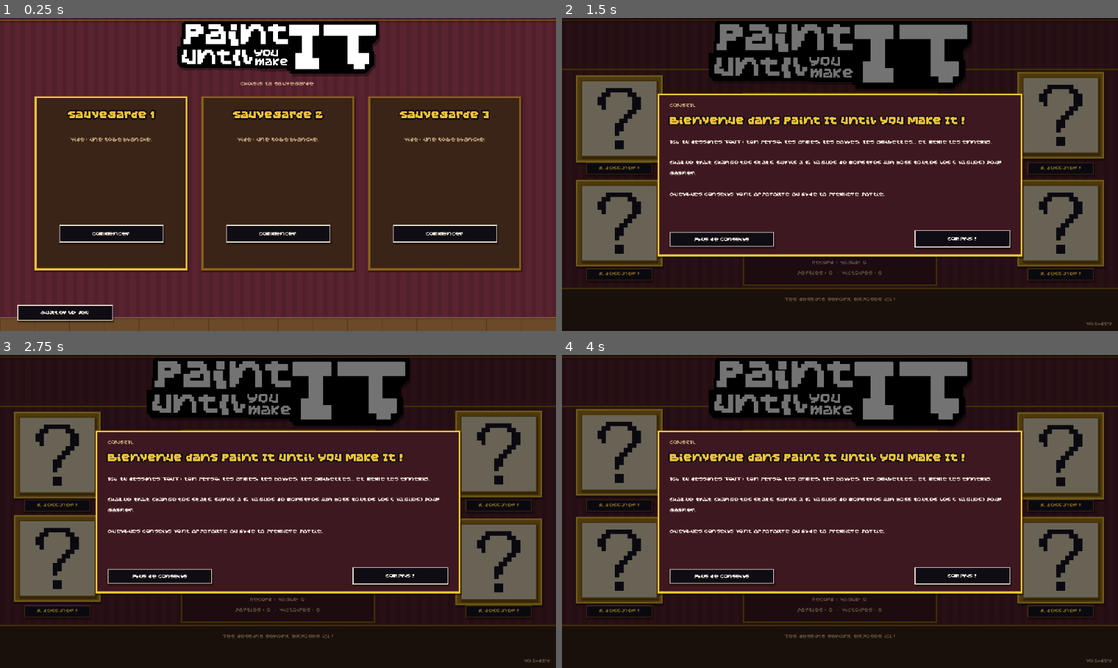
Above: before the commit, frames 1-4 (two rows, left to right).
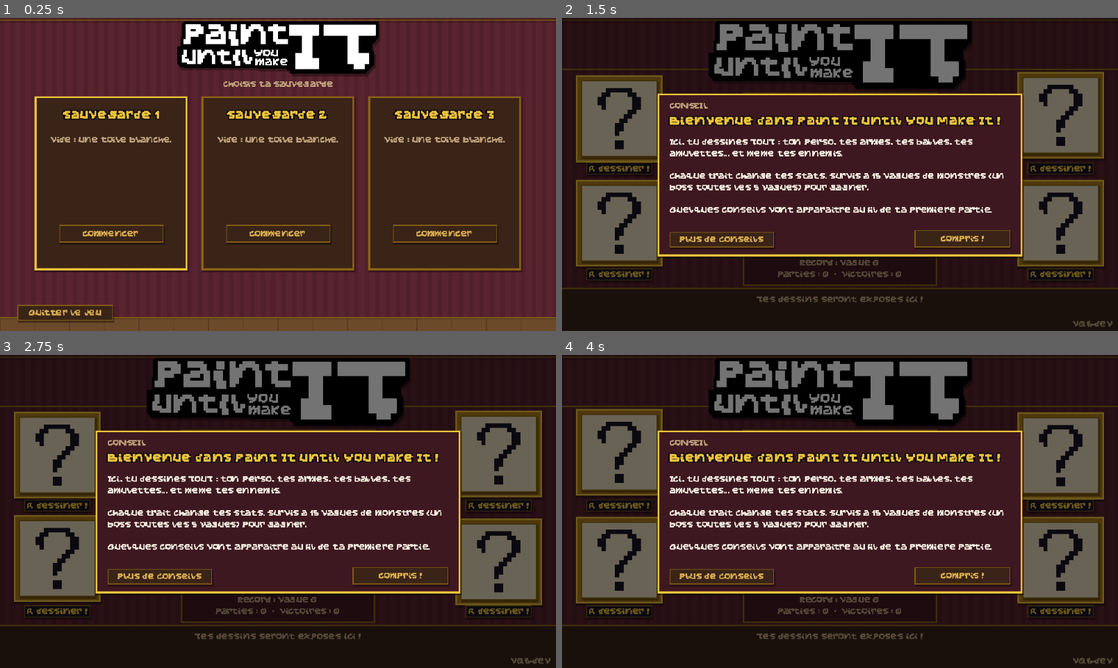
Above: after the commit, the same moments.

Repository: Vltbcq/VowelGame
Game: Godot game, scene res://scenes/main.tscn
The game is run twice, just before and just after one commit, with the same random seed, the same clock (stepped at 60 frames per second) and the same inputs.
Inputs:
- Up to frame 1 (0.25 s): no input
- Up to frame 2 (1.5 s): click "Commencer" at 0.5 s; click "Nouvelle partie" at 1.25 s
- Up to frame 3 (2.75 s): click "Nouvelle partie" at 2 s
- Up to frame 4 (4 s): click "Sauvegarde 1 · changer" at 2.75 s; click "Atelier ◆ 0" at 3.5 s

The runs differ from the first frame. In frame 1, 6.3% of the frame differs, in the area x 3-91%, y 20-97%; in frame 2, 8.4%, in the area x 4-99%, y 27-99%; in frame 3, 8.4%; in frame 4, 8.4%.

Commit message:
DA : boutons et bulles de nouveau dorés ; textes plus grands (fs), réduction auto d'un texte qui ne tient pas dans sa case
Co-Authored-By: Claude Opus 5.5 <noreply@anthropic.com>

Diff:
--- a/scripts/autoload/ui.gd
+++ b/scripts/autoload/ui.gd
@@ -11,15 +11,12 @@
 const FLOOR := Color("6b4a2a")
 const CARTEL := Color("efe6cf")
 const SELECTED := Color("7a5214")   # onglet / choix sélectionné
-## Style « autocollant » du logo : plaque noire, texte blanc, liseré blanc (boutons, bulles, titres).
+## Contour des grands titres, comme les lettres du logo.
 const STICKER := Color("100c14")
-const STICKER_HOVER := Color("241c2c")
-const RIM := Color("f4efe2")
 const LOGO_PATH := "res://assets/logo.png"
 
 ## Police du jeu : Stonckarish, adaptée (accents retirés, symboles ajoutés : voir docs/font_fr.py).
-## Ses pixels font 1/16 de la taille : à 8 (et ses multiples), un pixel de police = un demi-pixel
-## de jeu, net à l'écran (fenêtre ×2). Les tailles « historiques » (10, 20, 40...) passent par fs().
+## Elle est plus large que l'ancienne police : les tailles « historiques » (10, 20, 40...) passent par fs().
 const FONT_PATH := "res://assets/fonts/Stonckarish_fr.otf"
 
 var font: FontFile
@@ -27,8 +24,9 @@
 
 
 ## Taille réelle de police pour une taille « historique » (10 = texte normal).
+## Petits textes un peu agrandis (lisibles), grands titres un peu réduits (la police est large).
 func fs(size: int) -> int:
-	return maxi(8, roundi(size * 0.8 / 8.0) * 8)
+	return roundi(size * 1.2) if size < 16 else roundi(size * 0.9)
 
 
 func _load_font() -> FontFile:
@@ -73,18 +71,18 @@
 	t.default_font = font
 	t.default_font_size = fs(PixelFont.SIZE)
 
-	t.set_stylebox("normal", "Button", _shadowed(sb(STICKER, RIM, 1)))
-	t.set_stylebox("hover", "Button", _shadowed(sb(STICKER_HOVER, Pal.ACCENT, 1)))
-	t.set_stylebox("pressed", "Button", sb(Pal.ACCENT, Pal.ACCENT, 1))
-	t.set_stylebox("hover_pressed", "Button", sb(Pal.ACCENT, Pal.ACCENT, 1))
-	t.set_stylebox("disabled", "Button", sb(Color("1c1820"), Color("4a4450"), 1))
+	t.set_stylebox("normal", "Button", _shadowed(sb(WOOD, GOLD_DARK, 1)))
+	t.set_stylebox("hover", "Button", _shadowed(sb(WOOD_PANEL, GOLD, 1)))
+	t.set_stylebox("pressed", "Button", sb(GOLD, GOLD, 1))
+	t.set_stylebox("hover_pressed", "Button", sb(GOLD, GOLD, 1))
+	t.set_stylebox("disabled", "Button", sb(Color("2a1a12"), Color("4a3524"), 1))
 	t.set_stylebox("focus", "Button", StyleBoxEmpty.new())
-	t.set_color("font_color", "Button", RIM)
+	t.set_color("font_color", "Button", GOLD)
 	t.set_color("font_hover_color", "Button", Pal.ACCENT)
 	t.set_color("font_pressed_color", "Button", Pal.INK)
 	t.set_color("font_hover_pressed_color", "Button", Pal.INK)
 	t.set_color("font_focus_color", "Button", Pal.TEXT)
-	t.set_color("font_disabled_color", "Button", Color("6a6470"))
+	t.set_color("font_disabled_color", "Button", Pal.DISABLED)
 
 	t.set_color("font_color", "Label", Pal.TEXT)
 	t.set_constant("line_spacing", "Label", 1)
@@ -95,7 +93,7 @@
 	t.set_stylebox("background", "ProgressBar", sb(Pal.INK, Pal.BORDER, 1, 0, 0))
 	t.set_stylebox("fill", "ProgressBar", sb(Pal.ACCENT, Color.TRANSPARENT, 0, 0, 0))
 
-	t.set_stylebox("panel", "TooltipPanel", sb(STICKER, RIM, 1, 4, 3))
+	t.set_stylebox("panel", "TooltipPanel", sb(WOOD, GOLD, 1, 4, 3))
 	t.set_color("font_color", "TooltipLabel", Pal.TEXT)
 
 	t.set_stylebox("slider", "HSlider", sb(WOOD, GOLD_DARK, 1, 0, 3))
@@ -223,7 +221,7 @@
 
 ## Style « sélectionné » (onglets, choix actifs).
 func selected(b: Button) -> void:
-	b.add_theme_stylebox_override("normal", sb(STICKER_HOVER, Pal.ACCENT, 1))
+	b.add_theme_stylebox_override("normal", sb(SELECTED, Pal.ACCENT, 1))
 	b.add_theme_color_override("font_color", Pal.ACCENT)
 
 
@@ -251,7 +249,33 @@
 	c.position = pos
 	if size != Vector2.ZERO:
 		c.size = size
+		fit(c)
 	return c
+
+
+## Texte trop large pour sa case (la police est large) : on réduit sa taille jusqu'à ce qu'il tienne.
+func fit(c: Control) -> void:
+	var text := ""
+	var room := c.size.x
+	if c is Button:
+		text = (c as Button).text
+		room -= 14.0   # marges du bouton
+	elif c is Label and (c as Label).autowrap_mode == TextServer.AUTOWRAP_OFF:
+		text = (c as Label).text
+	if text == "" or room <= 0.0:
+		return
+	var sz := c.get_theme_font_size("font_size")
+	var widest := func(n: int) -> float:
+		var w := 0.0
+		for line in text.split("
+"):
+			w = maxf(w, font.get_string_size(line, HORIZONTAL_ALIGNMENT_LEFT, -1, n).x)
+		return w
+	var n := sz
+	while n > 10 and widest.call(n) > room:
+		n -= 1
+	if n != sz:
+		c.add_theme_font_size_override("font_size", n)
 
 
 ## Fond d'écran. Sans couleur : le mur de la galerie (papier peint rayé, cimaise, parquet).
--- a/scripts/ui/shop_screen.gd
+++ b/scripts/ui/shop_screen.gd
@@ -438,9 +438,13 @@
 	UI.put(p, UI.label(text, fs, col if col != Pal.INK else GOLD, HORIZONTAL_ALIGNMENT_CENTER), Vector2(0, (size.y - 12) / 2.0), Vector2(size.x, 12))
 
 
-## Boutons de la galerie : le style « autocollant » du thème (plaque noire, liseré blanc).
-func _style_museum(_b: Button) -> void:
-	pass
+func _style_museum(b: Button) -> void:
+	b.add_theme_stylebox_override("normal", UI.sb(WOOD, GOLD_DARK, 1))
+	b.add_theme_stylebox_override("hover", UI.sb(WOOD_PANEL, GOLD, 1))
+	b.add_theme_stylebox_override("pressed", UI.sb(GOLD, GOLD, 1))
+	b.add_theme_stylebox_override("disabled", UI.sb(Color("2a1a12"), Color("4a3524"), 1))
+	b.add_theme_color_override("font_color", GOLD)
+	b.add_theme_color_override("font_hover_color", Pal.ACCENT)
 
 
 func _style_price(b: Button) -> void:
Not shown, changed: .github/release-notes/v0.6.md
Not shown, changed: README.md
